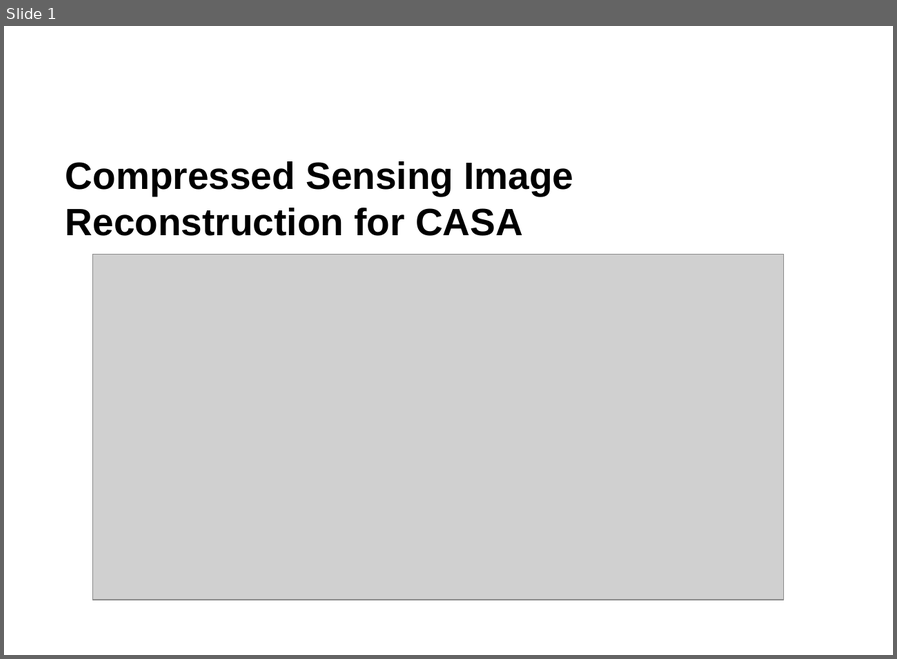
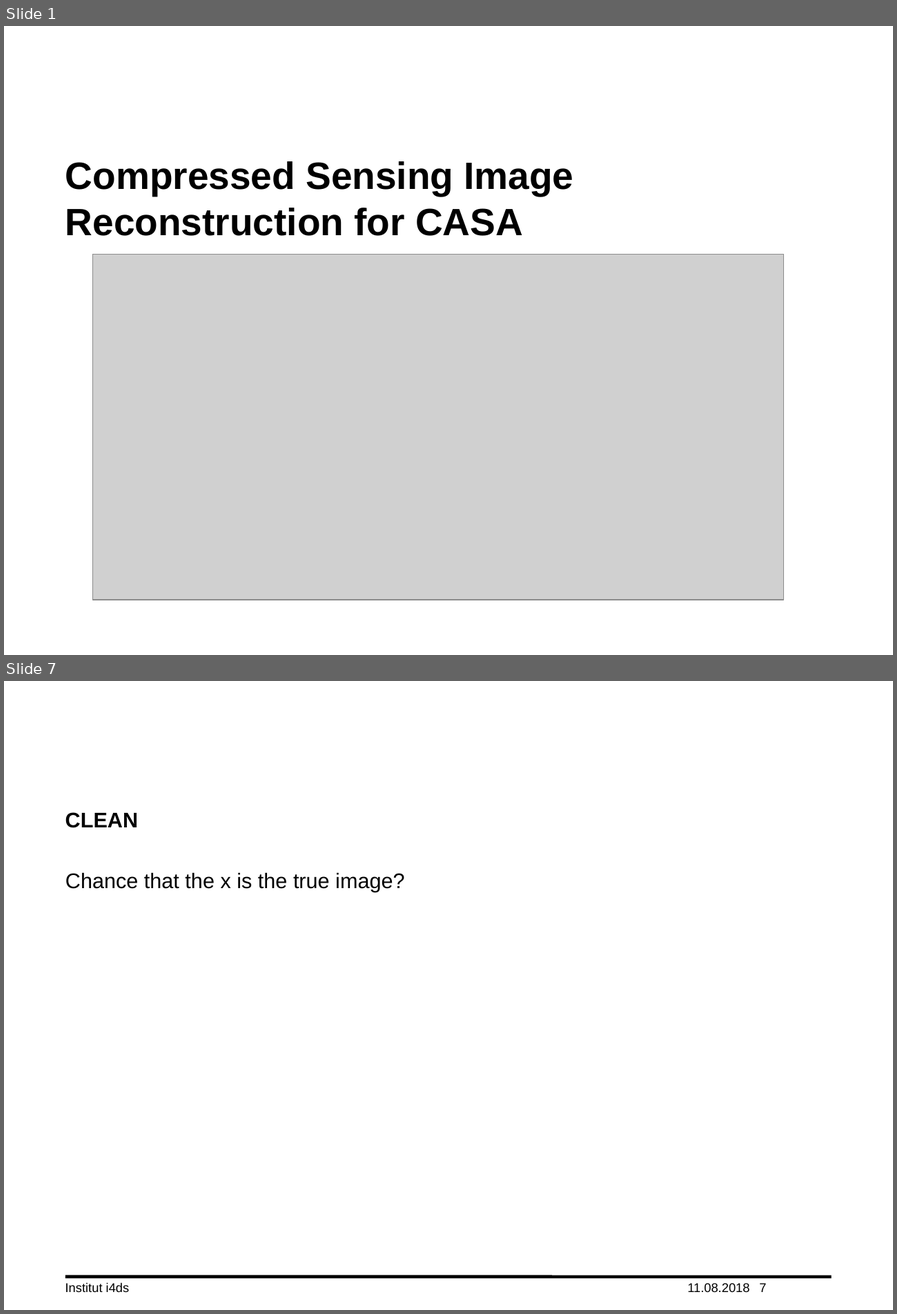
Before and after one commit to lord-blueberry/p7-doc, a slide deck: ppt/praes.pptx. Shown one above the other, each under a label of ours: slide 1 before the commit, slides 1 and 7 after it; the slides between them are not shown. The pictures are 897x659 and 897x1314 pixels, drawn with LibreOffice and Linux fonts; fonts in the diff are those of the drawing; grey boxes stand for pictures; background and template pictures are left out. Boxes give left, top, right and bottom in pixels: in the first picture for what was removed or moved away, otherwise in the second. Text is boxed around its words. In the diff, an @@ line names an element or a change of style, - is before the commit and + after.

```diff
--- a/ppt/praes.pptx
+++ b/ppt/praes.pptx
@@ slide 7 added at bbox=[4, 681, 893, 1310], background #FFFFFF @@
@@ title added at bbox=[65, 812, 138, 828], 20 pt, text #000000, bold @@
+CLEAN
@@ text added at bbox=[65, 872, 404, 892], 20 pt, text #000000 @@
+Chance that the x is the true image?
@@ line added from (65, 1276) to (831, 1276), #000000 3 pt @@
@@ text added at bbox=[65, 1282, 130, 1292], 12 pt, text #000000 @@
+Institut i4ds
@@ text added at bbox=[687, 1283, 749, 1292], 12 pt, text #000000 @@
+11.08.2018
@@ page number added at bbox=[759, 1283, 766, 1292], 12 pt, text #000000 @@
+7
```
Also in this commit, not shown: 13 slides changed, 3 other slides added, 5 other files.
